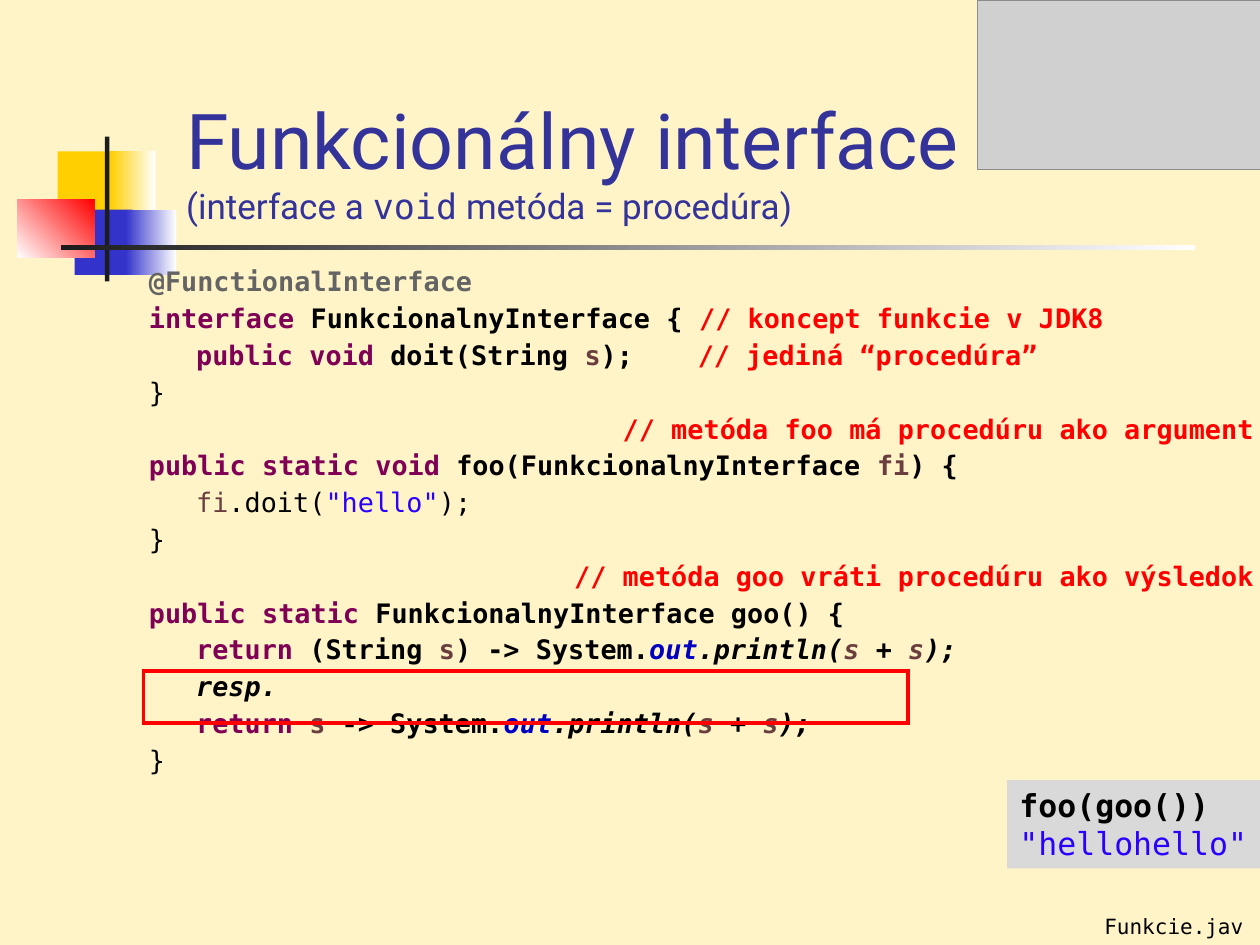
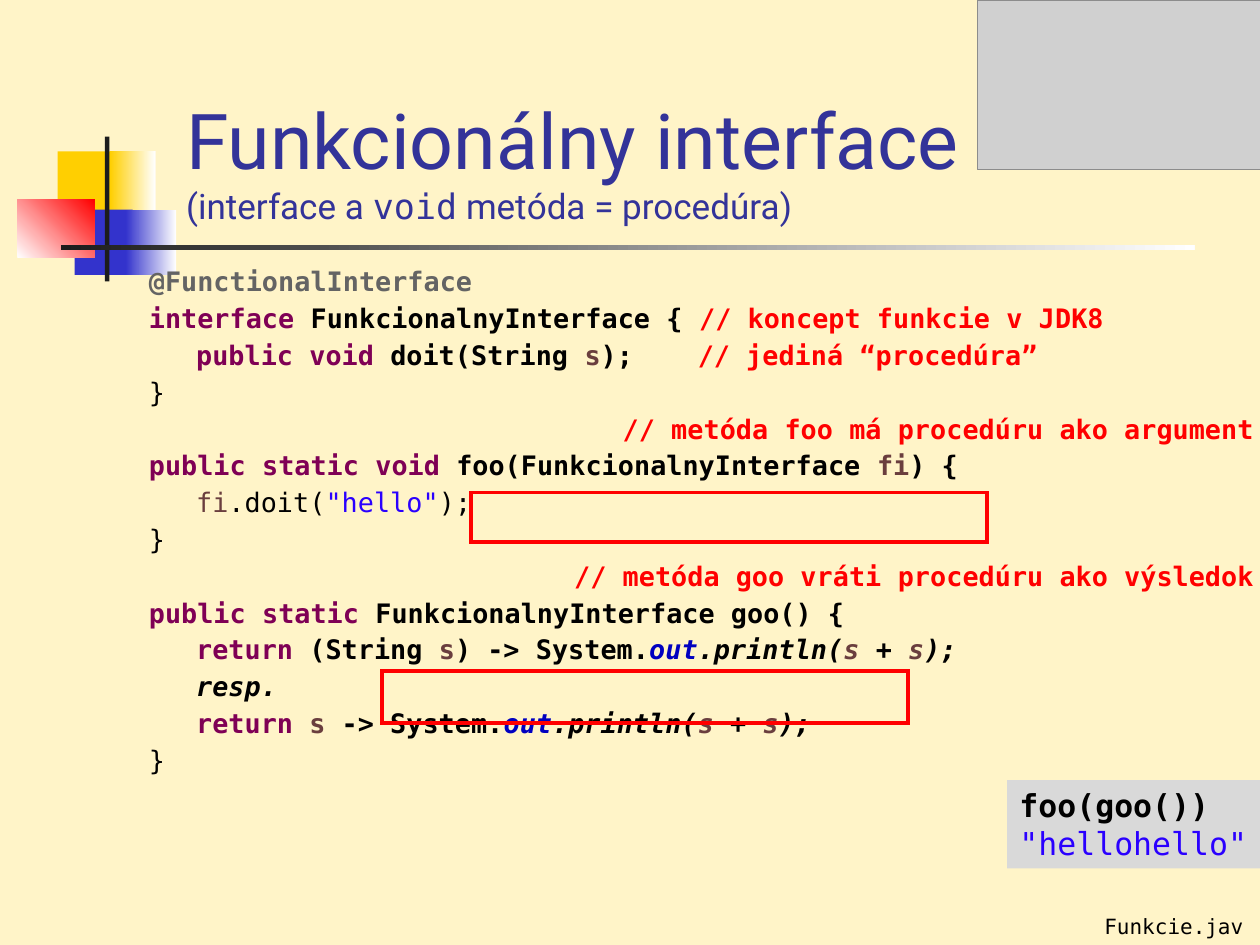
Before and after one commit to Programovanie4/Prednasky, a slide deck: slide 7 of 06Lambda/06_javaStream.ppt. Drawn at 1260x945 pixels with LibreOffice and Linux fonts; fonts in the diff are those of the drawing; grey boxes stand for pictures. Boxes give left, top, right and bottom in pixels: in the first picture for what was removed or moved away, otherwise in the second. Text is boxed around its words. In the diff, an @@ line names an element or a change of style, - is before the commit and + after.

```diff
--- a/06Lambda/06_javaStream.ppt
+++ b/06Lambda/06_javaStream.ppt
@@ rectangle added at (471, 493, 988, 542), outline #FF0000 2.01 pt @@
@@ rectangle: place and size @@
-rectangle at (144, 670, 907, 722)
+rectangle at (382, 670, 907, 722)
```
Also in this commit, not shown: 16 other slides changed, 1 other file.
